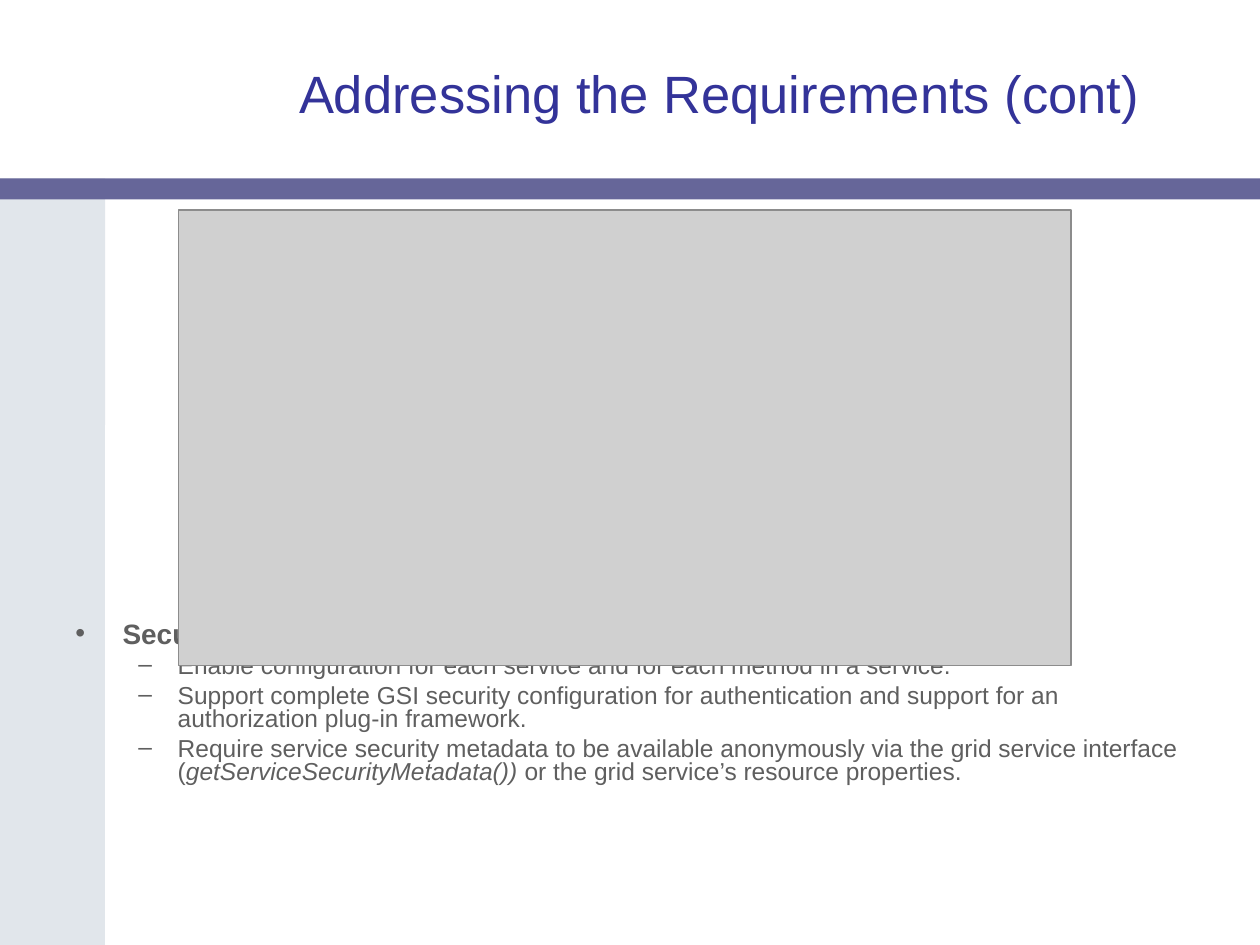
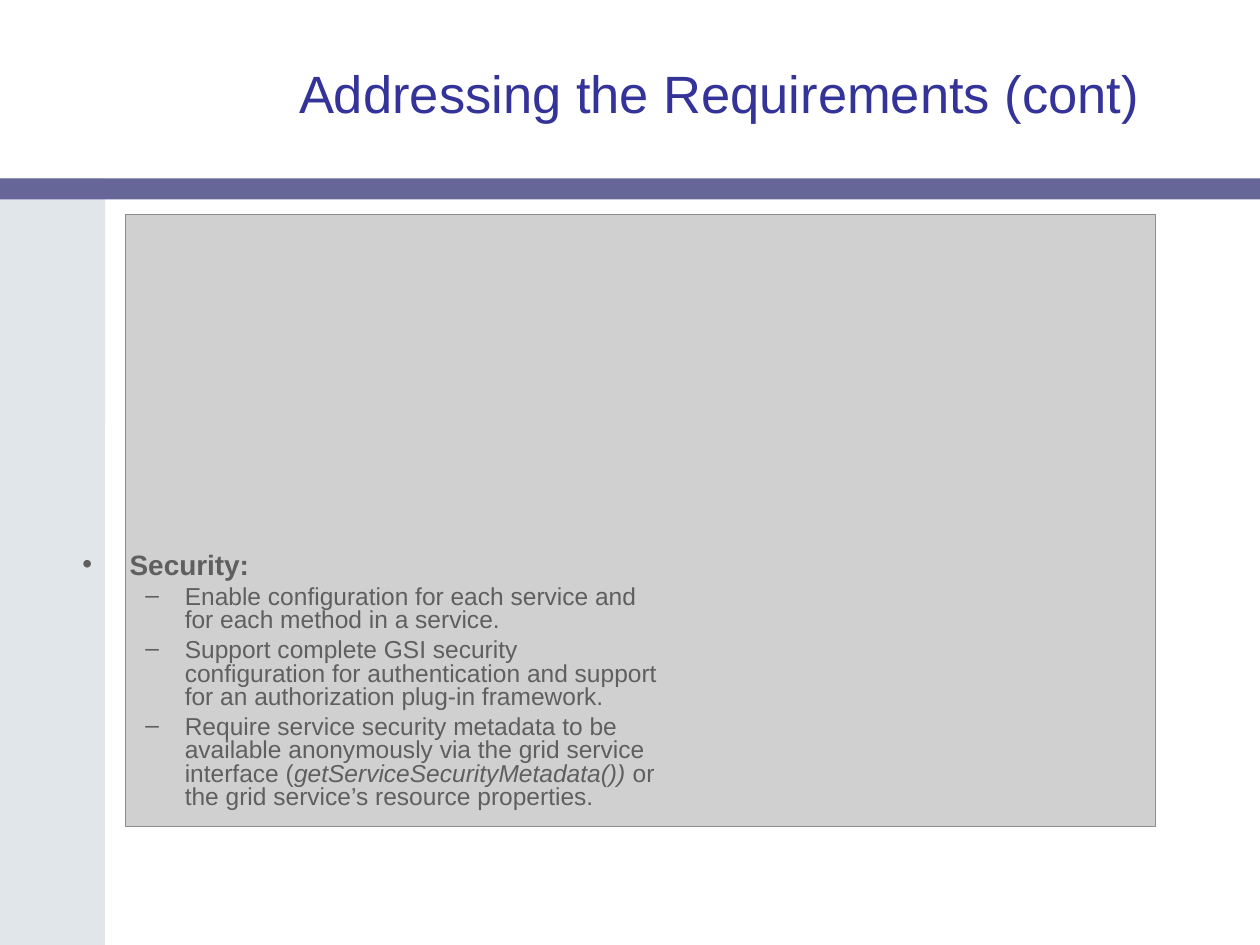
Before and after one commit to NCIP/cagrid-docs, a slide deck: slide 16 of presentations/introduce/Introduce-OGF19.ppt (slide 15 before the commit). Drawn at 1260x945 pixels with LibreOffice and Linux fonts; fonts in the diff are those of the drawing; grey boxes stand for pictures; background and template pictures are left out. Boxes give left, top, right and bottom in pixels: in the first picture for what was removed or moved away, otherwise in the second. Text is boxed around its words. In the diff, an @@ line names an element or a change of style, - is before the commit and + after.

```diff
--- a/presentations/introduce/Introduce-OGF19.ppt
+++ b/presentations/introduce/Introduce-OGF19.ppt
@@ picture: place and size @@
-picture at (179,210,1071,667)
+picture at (126,214,1155,827)
@@ text "Security:" rewrapped from (123,622,1177,785) to (130,555,657,810) @@
```
Also in this commit, not shown: 4 other slides changed, 1 slide removed, 1 other file.
